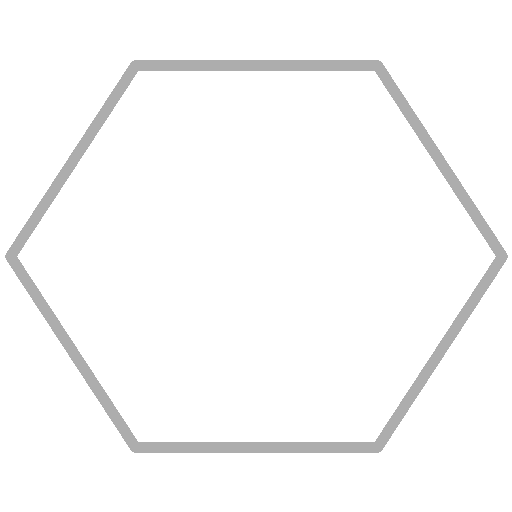
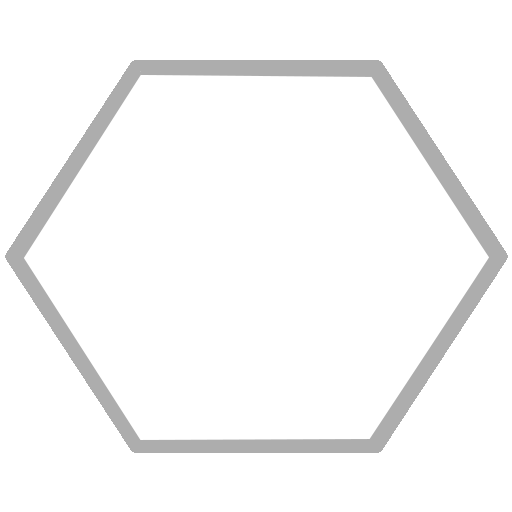
The second 512px x 512px image is a revision of the first. Changes to its layers:
painted on "Layer #3" over box(17, 71, 496, 442)
